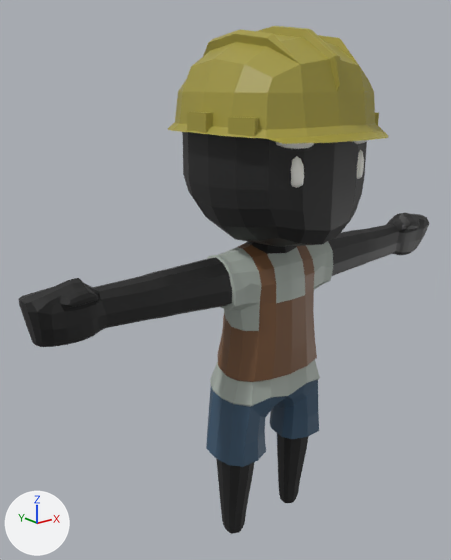
Before and after pictures for a commit that changed the glTF model public/assets/characters/char_q_worker_male.glb.
Rendered twice from a camera (50 mm lens) standing at (-2.62, -2.82, 3.0) and looking at (-0.23, 0.17, 1.8). The axes (+X, +Y, +Z) are drawn at lower left. The lights are the same throughout. The older version comes first.

The first picture shows 'Body'.
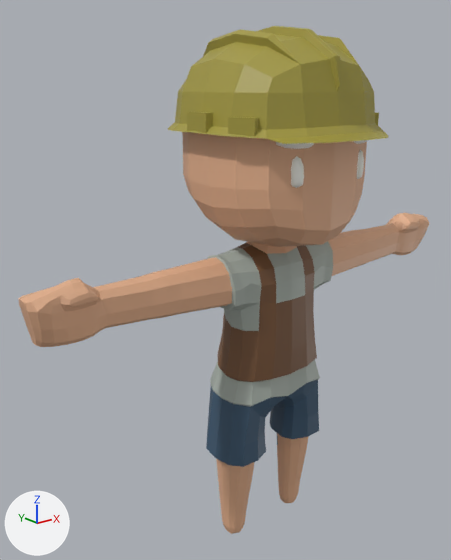
Boxes (x1, y1, x2, y2) around the edits, measured in the pictures (451 x 560 px):
'Body', recoloured (black to beige)
    both: (18, 129, 429, 534)

Patch to the scene script:
```diff
--- a/public/assets/characters/char_q_worker_male.glb.py
+++ b/public/assets/characters/char_q_worker_male.glb.py
@@ mat_skin @@
 mat_skin = principled_material('Skin')
-mat_skin.base_color = (0.0134, 0.0134, 0.0134)  # black #1f1f1f
+mat_skin.base_color = (0.768, 0.434, 0.263)  # beige #e3b08c
```
